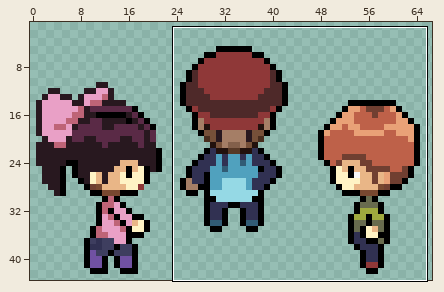
File history of a sprite sheet, assets/sprites/characters/animation spritesheets/sheet_chadbrodykristy.png. The first picture is a wide view before the edit; the outline marks the close-up.
Close-up. Before:
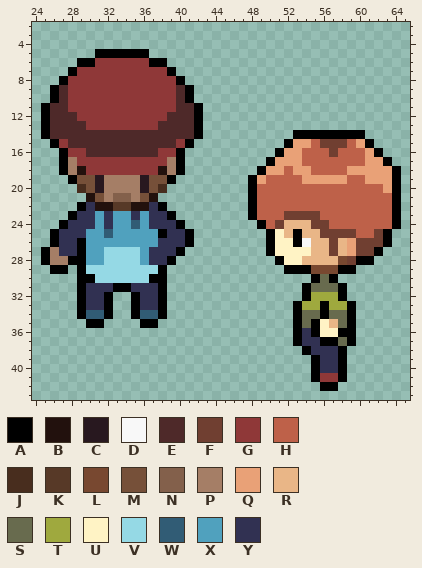
The file is 67x44 pixels. Shown: x 24..65, y 2..43. The wide view leaves out empty margins.
Palette (. is transparent): A #000000  B #22110d  C #28181f  D #f8f8f8  E #4e2929  F #703f31  G #8f3838  H #be6149  J #482d1e  K #573927  L #784830  M #765039  N #83604b  P #a57e66  Q #e9a177  R #e9b687  S #686b4e  T #9fa93e  U #fff3c5  V #95d9e5  W #315c75  X #50a1be  Y #313152
Now the later version:
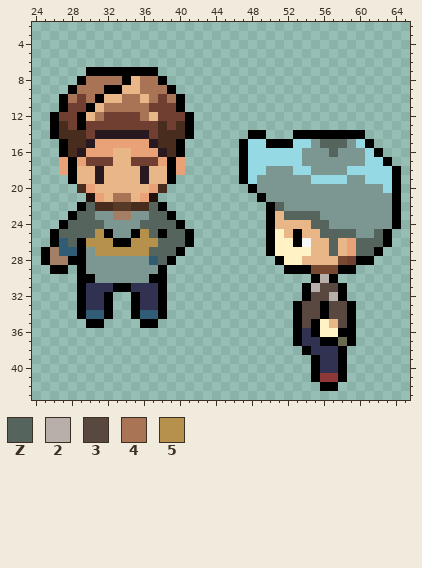
Colours new in this view: Z #56645e  2 #b8afaa  3 #594840  4 #a97456  5 #b6914c
Message: updated overworld cbk
Change:
@@ palette @@
-H #be6149
+H #7c9792
@@ x 24..65 @@
  4 ..........................................
- 5 .......AAAAAA.............................
- 6 .....AAGGGGGGAA...........................
- 7 ....AGGGGGGGGGGA..........................
- 8 ...AGGGGGGGGGGGGA.........................
- 9 ..AEGGGGGGGGGGGGEA........................
-10 ..AEGGGGGGGGGGGGEA........................
-11 .AEEGGGGGGGGGGGGEEA.......................
-12 .AEEEGGGGGGGGGGEEEA.......................
-13 .AEEEEGGGGGGGGEEEEA.......................
-14 .AEEEEEEEEEEEEEEEEA..........AAAAAAAA.....
-15 ..AGEEEEEEEEEEEEGA..........AQQHFFFHQA....
-16 ...AGGEEEEEEEEGGA..........AQQHHHFHHHQA...
-17 ...APGGGGGGGGGGPA.........AQQQHHHHHHHQQA..
-18 ...APBGGGGGGGGBPA........AQQHQQHHHHQQQQQA.
-19 ....AMMCPPPPCMMA........AQHHHHQQQQQHHQQQA.
-20 .....JMCPPPPCMJ.........AHHHHHHHHHHHHHHQA.
-21 ......BMPNNPMB..........AHHHHHHHHHHHHHHHA.
-22 .....AYBBKKBBYA.........AHHHHHHHHHHHHHHHA.
-23 ....AYYXYXXYXYYA........AHHHFFFFHHHHHHHHA.
-24 ...AYYYXYXXWXYYYA........AHFRRRFFHHHHHHHA.
-25 ..AYYYXXWXXXXXAYYA........AURARRFFFFHHFA..
-26 ..AYYAXXXXXXXXYYYA........AUUADRRFRQFFFA..
-27 .APYYAXXVVVVXYYYA.........AUUUURRFRQFFA...
-28 .APPAAXXVVVVXYYA...........AUURRRRLFAA....
-29 ..AA.AVVVVVVVVA.............AAALLLAA......
-30 .....AAVVVVVVAA................ASA........
-31 .....AYYYAAYYYA...............ASSSA.......
-32 .....AYYA..AYYA...............ATTTA.......
-33 .....AYYA..AYYA..............ATTATTA......
-34 .....AWWA..AWWA..............ASSASSA......
-35 ......AA....AA...............ASAURSA......
+ 5 ..........................................
+ 6 ..........................................
+ 7 ......AAAAAAAA............................
+ 8 .....A4444AR44A...........................
+ 9 ....A444AARR444A..........................
+10 ...A4F4ARR44R4F4A.........................
+11 ...AFFAR44444FFFA.........................
+12 ..AFFAR4FFFF4RFFFA........................
+13 ..AJFAFFFFFFFFJFJA........................
+14 ..AJJJFCCCCCCFJJJA......AA...AAAAAAAA.....
+15 ...AJJCQQQQQQCJJA......AVVAAAVVHZZZHVA....
+16 ...AJCQQQRRQQQCJA......AVVVVVVHHHZHHHVA...
+17 ...QAQFFFRRFFFQAQ......AVVVVVVHHHHHHHVVA..
+18 ...QARRCRRRRCRRAQ......AVVHHHVVHHHHVVVVVA.
+19 ....ARRCRRRRCRRA.......AVHHHHHHVVVVHHVVVA.
+20 .....JQRRRRRRQJ.........AHHHHHHHHHHHHHHVA.
+21 ......BQR44RQB...........AHHHHHHHHHHHHHHA.
+22 .....AZJJKKJJZA...........AZHHHHHHHHHHHHA.
+23 ....AZZHHPPHHZZA..........ARZZZZHHHHHHHHA.
+24 ...AZZZZHHHHZZZZA.........ARRRRZZHHHHHHHA.
+25 ..AZZZZ5AHHA5ZAZZA........AURARRZZZZHHZA..
+26 ..AWZA555AA555ZZZA........AUUADRRZRQZZZA..
+27 .APWWAH555555ZZZA.........AUUUURRZRQZZA...
+28 .APPAAHHHHHHHWZA...........AUURRRRLFAA....
+29 ..AA.AHHHHHHHHA.............AAALLLAA......
+30 .....AAHHHHHHAA................A2A........
+31 .....AYYYAAYYYA...............A233A.......
+32 .....AYYA..AYYA...............A332A.......
+33 .....AYYA..AYYA..............A33A33A......
+34 .....AWWA..AWWA..............A33A33A......
+35 ......AA....AA...............A3AUR3A......
 36 .............................AYAUUAA......
